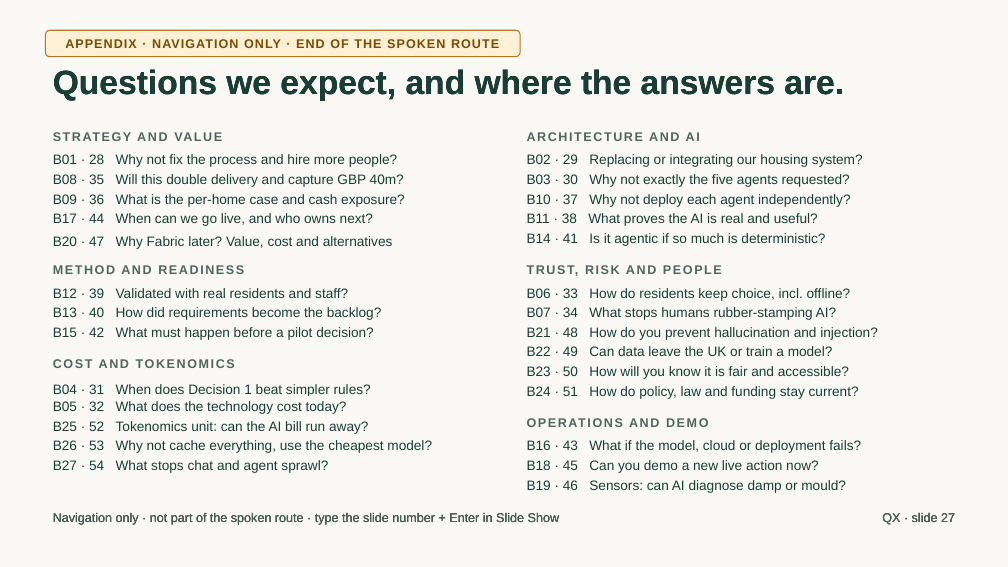
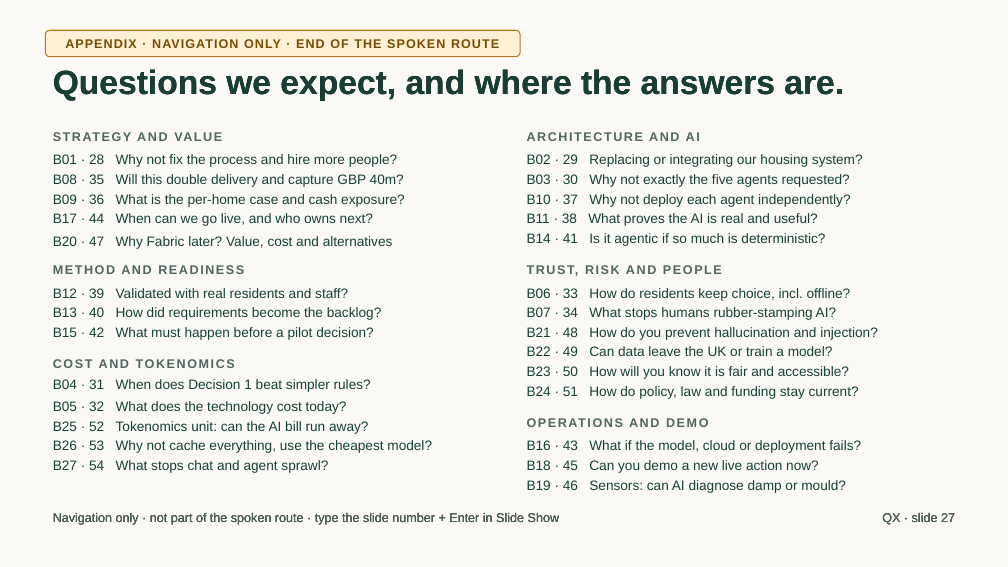
Before and after one commit to jmservera/ama, a slide deck: slide 27 of docs/capstone/deck/zava-forward-cowork-v2-draft.pptx. Drawn at 1008x567 pixels with LibreOffice and Linux fonts; fonts in the diff are those of the drawing. Boxes give left, top, right and bottom in pixels: in the first picture for what was removed or moved away, otherwise in the second. Text is boxed around its words. In the diff, an @@ line names an element or a change of style, - is before the commit and + after.

```diff
--- a/docs/capstone/deck/zava-forward-cowork-v2-draft.pptx
+++ b/docs/capstone/deck/zava-forward-cowork-v2-draft.pptx
@@ rectangle "B04 · 31 When does ...": place and size @@
-rectangle "B04 · 31 When does ..." at [45,377,489,402]
+rectangle "B04 · 31 When does ..." at [45,371,489,396]
```
Also in this commit, not shown: 15 other files.
